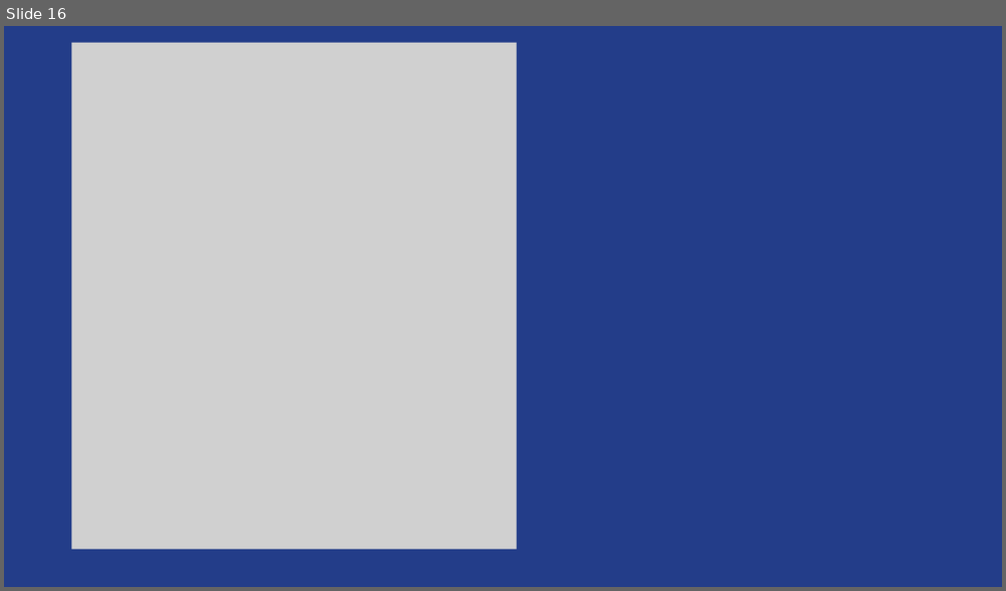
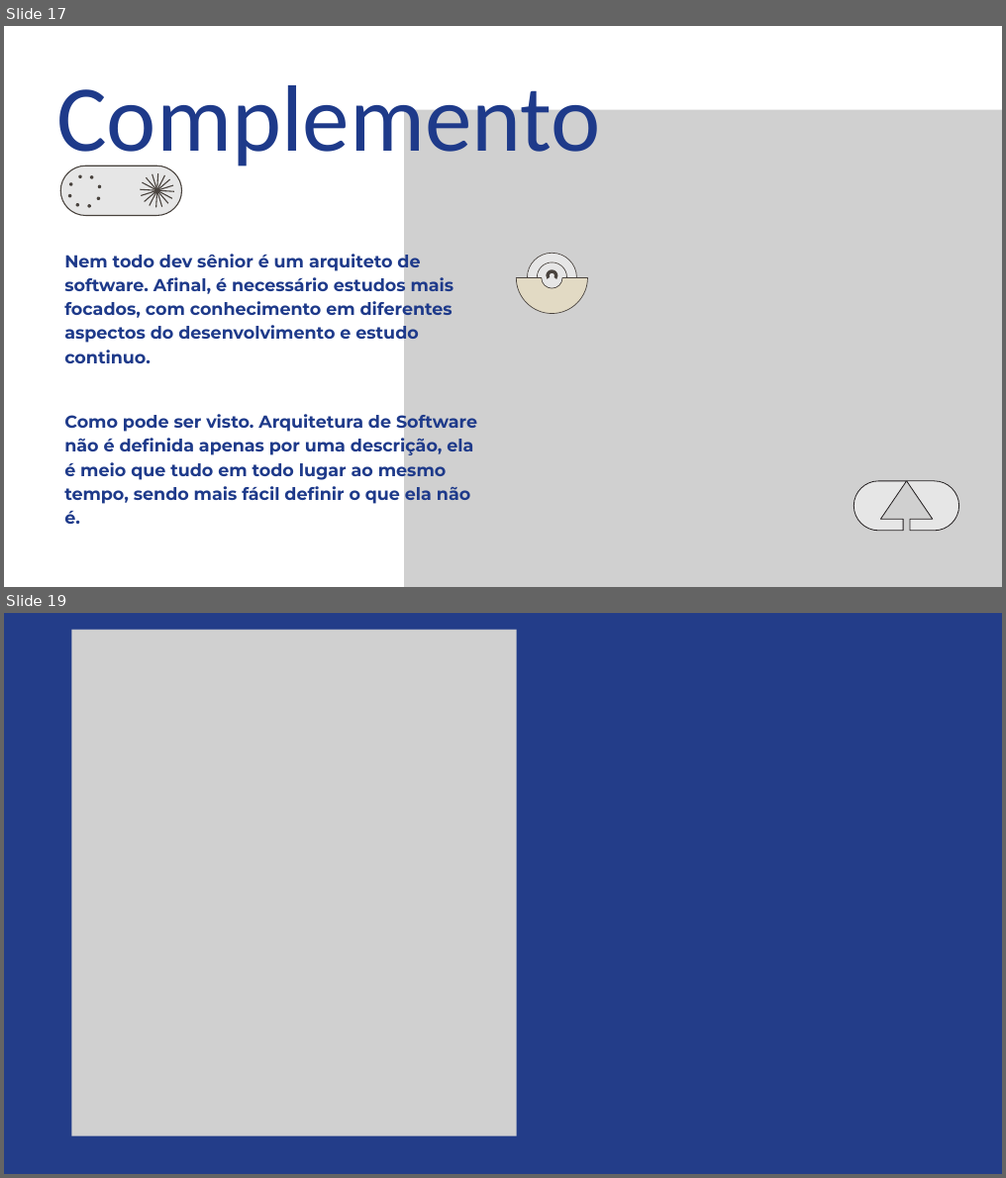
Before and after one commit to Liche008/Eng-Soft2-Grupo2, a slide deck: Apresentacao.pptx. Shown one above the other, each under a label of ours: slide 16 before the commit, slides 17 and 19 after it; the slides between them are not shown. The pictures are 1006x591 and 1006x1178 pixels, drawn with LibreOffice and Linux fonts; fonts in the diff are those of the drawing; grey boxes stand for pictures. Boxes give left, top, right and bottom in pixels: in the first picture for what was removed or moved away, otherwise in the second. Text is boxed around its words. In the diff, an @@ line names an element or a change of style, - is before the commit and + after.

```diff
--- a/Apresentacao.pptx
+++ b/Apresentacao.pptx
@@ slide 17 added at <box>4,26,1002,587</box>, background #FFFFFF @@
@@ text added at <box>56,85,601,174</box>, 136 pt, text #1E3A8A @@
+Complemento
@@ picture added at <box>404,110,1002,587</box> @@
@@ group added at <box>59,166,182,216</box>: 20 freeform shapes @@
@@ text added at <box>64,251,454,364</box>, 25 pt, text #1E3A8A, bold @@
+Nem todo dev sênior é um arquiteto de software. Afinal, é necessário estudos mais focados, com conhecimento em diferentes aspectos do desenvolvimento e estudo continuo.
@@ group added at <box>516,253,588,314</box>: 7 freeform shapes @@
@@ text added at <box>64,411,477,524</box>, 25 pt, text #1E3A8A, bold @@
+Como pode ser visto. Arquitetura de Software não é definida apenas por uma descrição, ela é meio que tudo em todo lugar ao mesmo tempo, sendo mais fácil definir o que ela não é.
@@ group added at <box>853,481,959,532</box>: 4 freeform shapes @@
@@ what was slide 16 is now slide 19 @@
```
Also in this commit, not shown: 10 slides changed, 7 other slides added, 5 slides removed, 1 other file.
